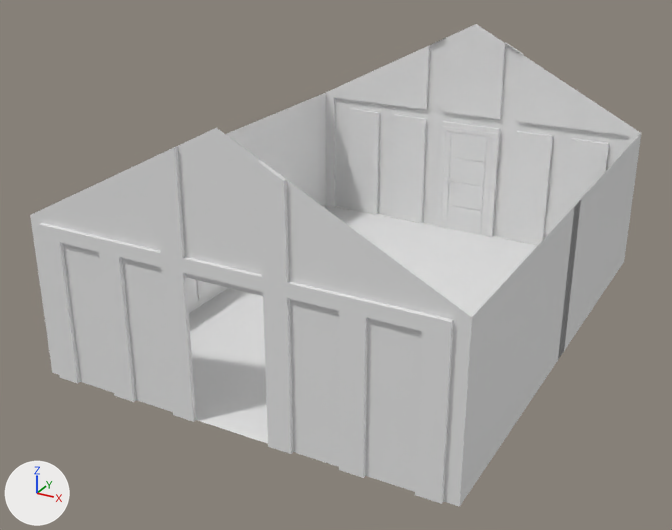
An edit to the Blender file file/ESCAPEROOM.blend, drawn before and after from the same camera.
Before and after are seen from a 50 mm lens placed at (6.18, -11.21, 6.93), pointed at (-0.32, 0.61, 1.02). The axes (+X, +Y, +Z) are drawn at lower left. The lights are the same throughout. Materials are left out; every surface is plain grey.

The first picture shows 'Door', 'DoorFrame', 'base carpa'.
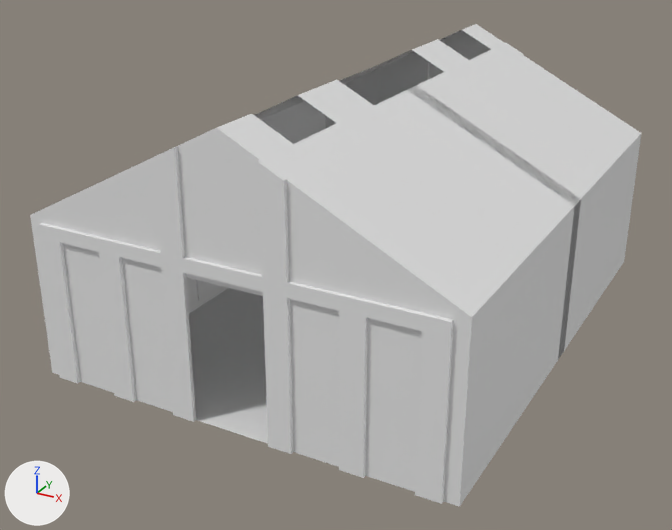
Location of each change, [x1, y1, x2, y2] in pixels of the pictures (672 x 530 px):
'techo', shown
    after: [217, 24, 641, 317]
'Door', unchanged, covered by the edit
    before: [441, 131, 494, 236]

Patch to the scene script:
```diff
--- a/file/ESCAPEROOM.blend.py
+++ b/file/ESCAPEROOM.blend.py
@@ ob_techo @@
 _m = ob_techo.modifiers.new('Mirror', 'MIRROR')
 _m.use_clip = True
-ob_techo.hide_set(True)
```
